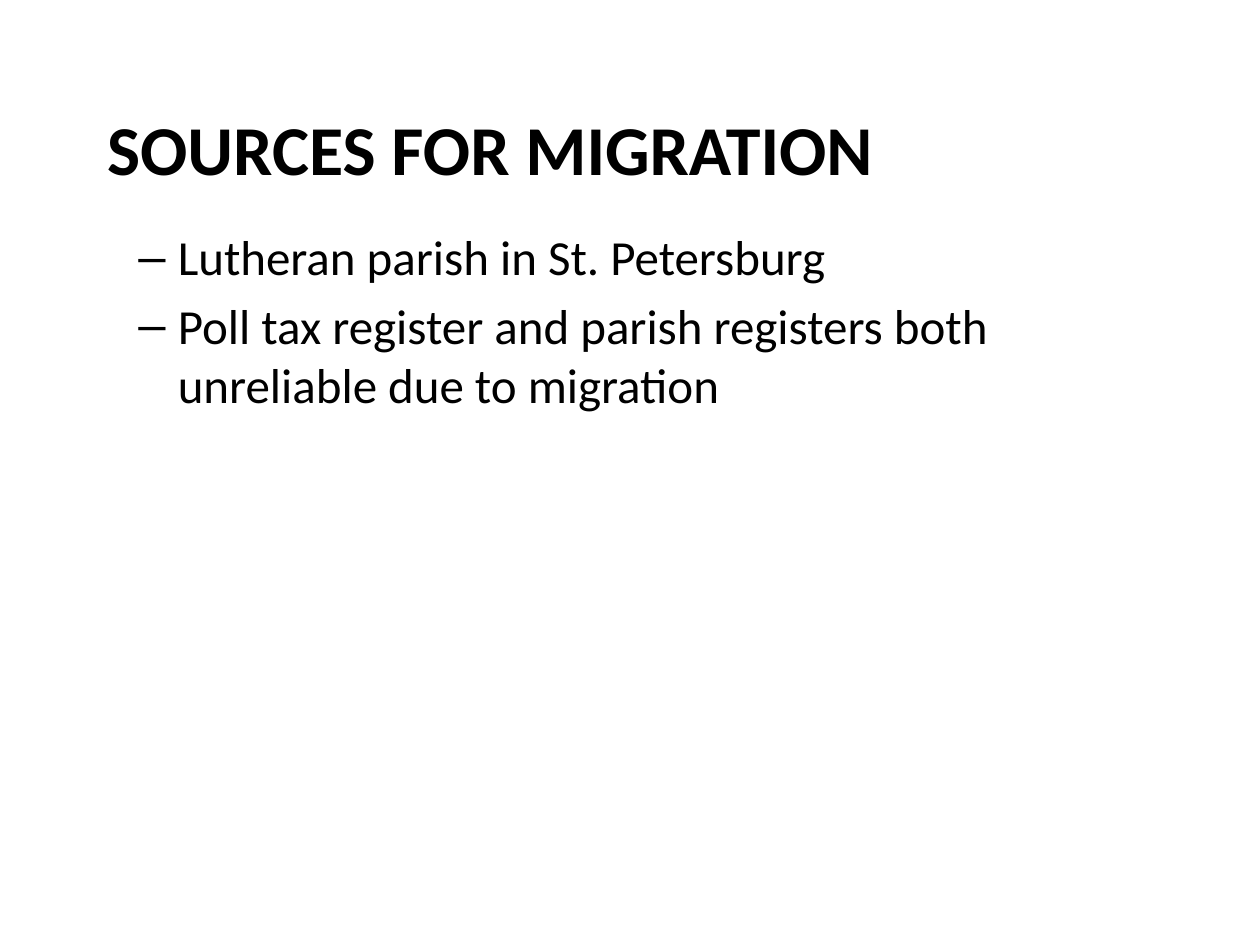
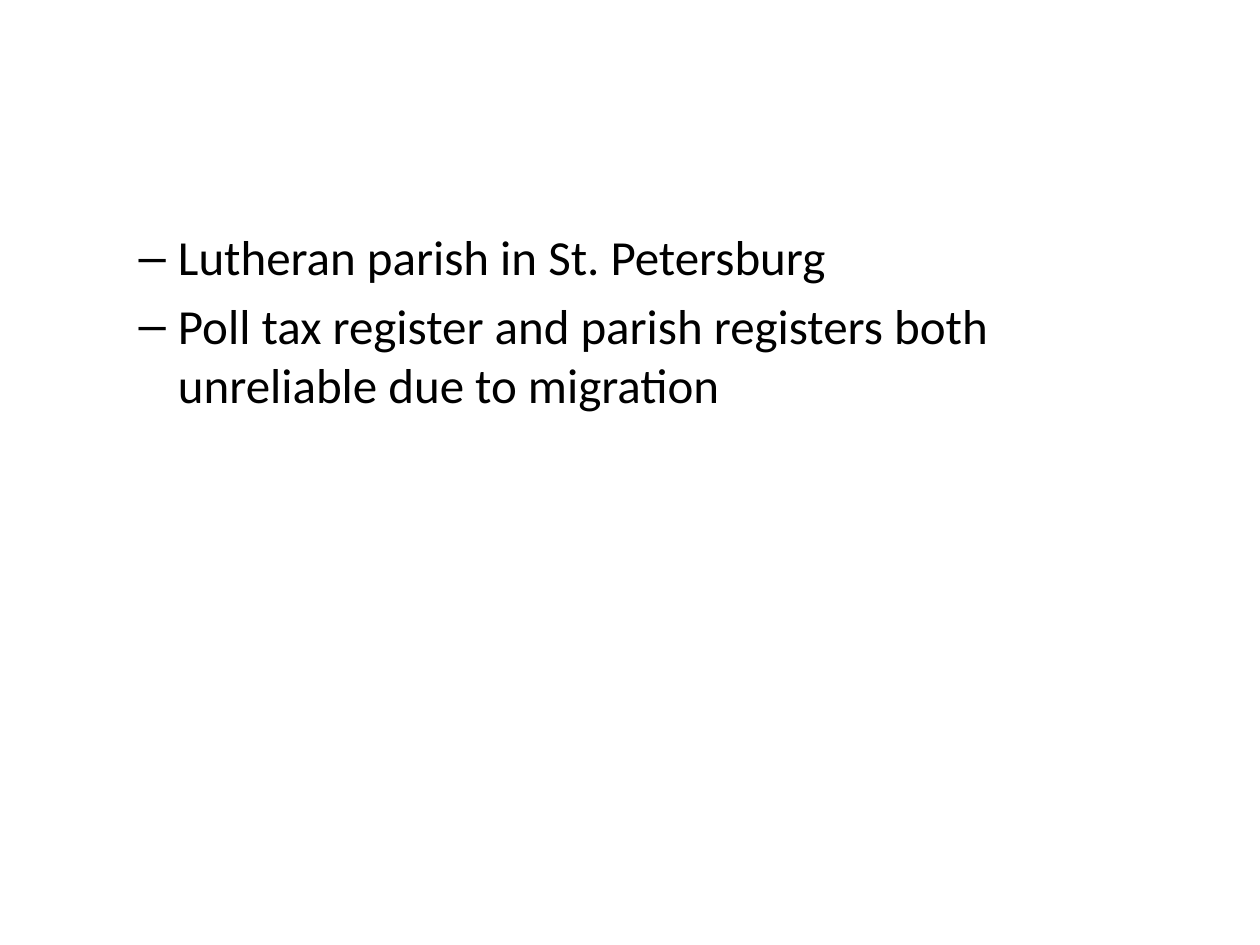
Before and after one commit to AnttiHaerkoenen/vyborg_orthodox, a slide deck: slide 11 of article/slides/slides-seminar-2021.pptx (slide 7 before the commit). Drawn at 1260x945 pixels with LibreOffice and Linux fonts; fonts in the diff are those of the drawing. Boxes give left, top, right and bottom in pixels: in the first picture for what was removed or moved away, otherwise in the second. Text is boxed around its words. In the diff, an @@ line names an element or a change of style, - is before the commit and + after.

```diff
--- a/article/slides/slides-seminar-2021.pptx
+++ b/article/slides/slides-seminar-2021.pptx
@@ text removed at (107, 129, 872, 176) @@
-SOURCES FOR MIGRATION
```
Also in this commit, not shown: 9 other slides changed, 17 slides added, 1 slide removed, 2 other files.
